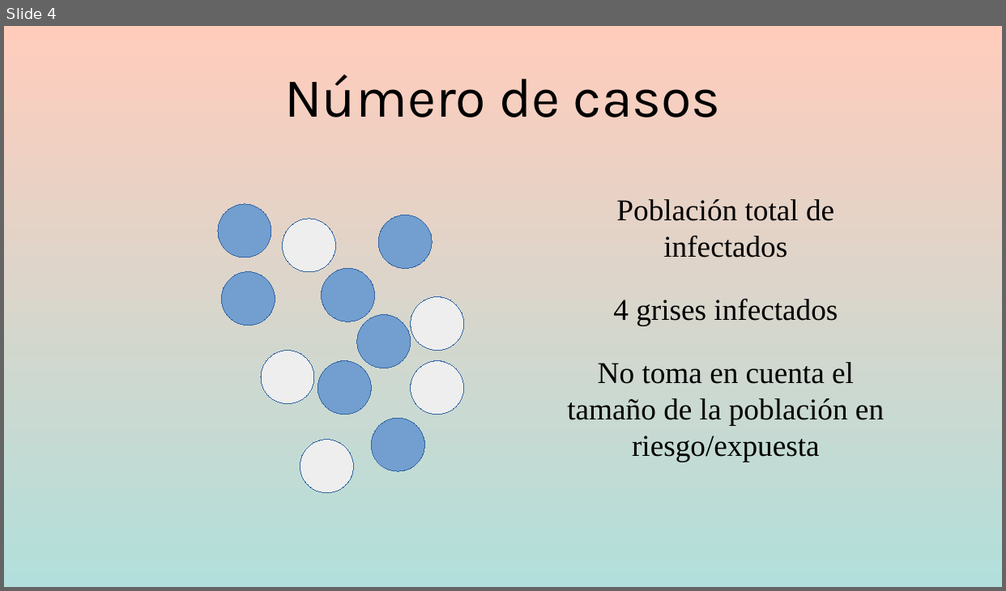
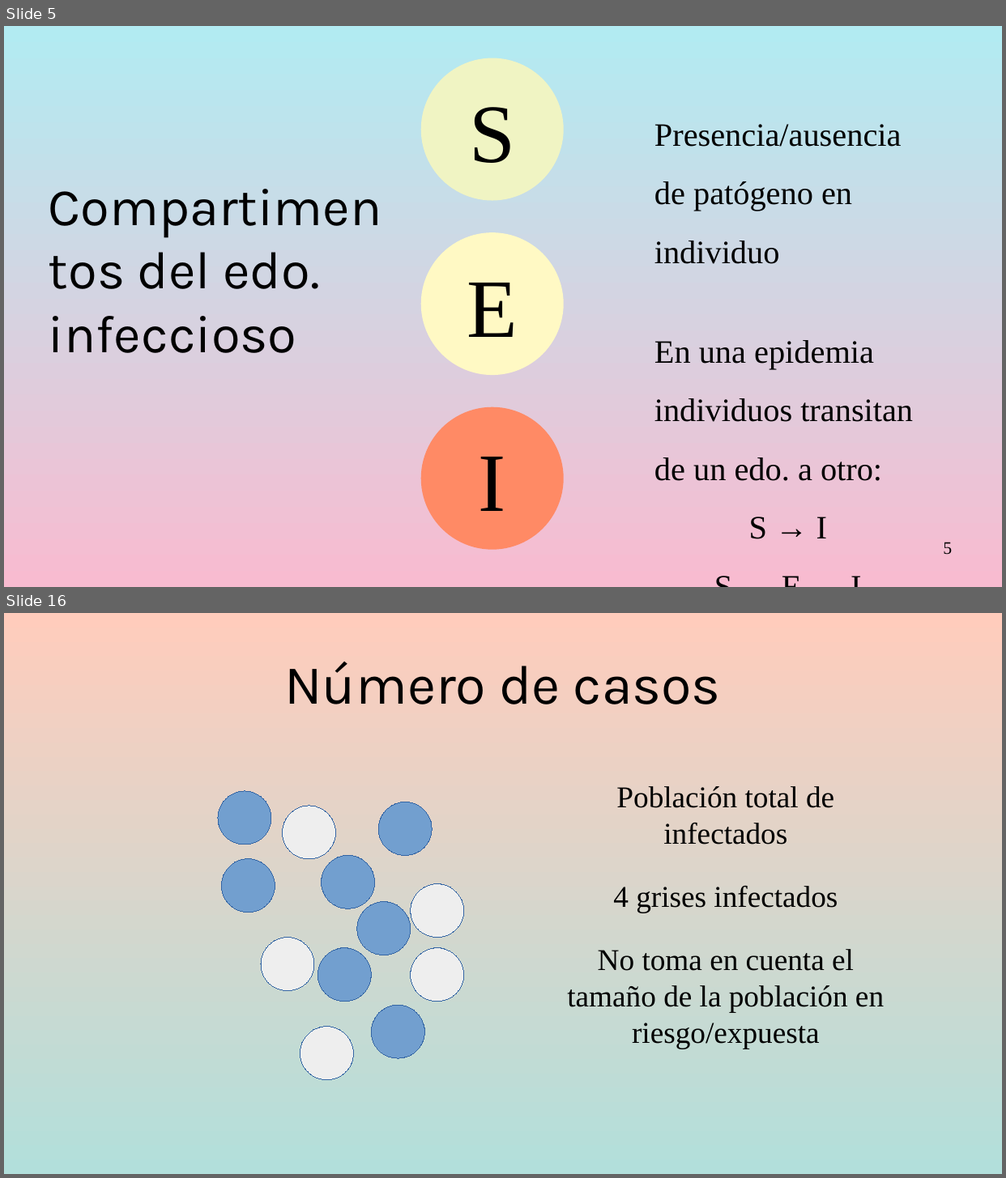
Before and after one commit to gerardommc/Medicina-Cons, a slide deck: Epidemiologia-basica.odp. Shown one above the other, each under a label of ours: slide 4 before the commit, slides 5 and 16 after it; the slides between them are not shown. The pictures are 1006x591 and 1006x1178 pixels, drawn with LibreOffice and Linux fonts; fonts in the diff are those of the drawing. Boxes give left, top, right and bottom in pixels: in the first picture for what was removed or moved away, otherwise in the second. Text is boxed around its words. In the diff, an @@ line names an element or a change of style, - is before the commit and + after.

```diff
--- a/Epidemiologia-basica.odp
+++ b/Epidemiologia-basica.odp
@@ slide 5 added at (4, 26, 1002, 587), background gradient #B2EBF2 to #F8BBD0 @@
@@ ellipse added at (421, 58, 564, 200), fill #F0F4C3, 66 pt, text #000000 @@
+S
@@ text added at (654, 124, 913, 540), 26 pt, text #000000 @@
+Presencia/ausencia de patógeno en individuo
+En una epidemia individuos transitan de un edo. a otro:
+S → I
+S → E → I
@@ ellipse added at (421, 233, 564, 374), fill #FFF9C4, 66 pt, text #000000 @@
+E
@@ text added at (49, 252, 319, 353), 42 pt, text #000000 @@
+Compartimentos del edo. infeccioso
@@ ellipse added at (421, 408, 564, 549), fill #FF8A65, 66 pt, text #000000 @@
+I
@@ page number added at (943, 542, 952, 555), 14 pt, text #000000 @@
+5
@@ what was slide 4 is now slide 16 @@
```
Also in this commit, not shown: 3 slides changed, 11 other slides added, 3 other files.
